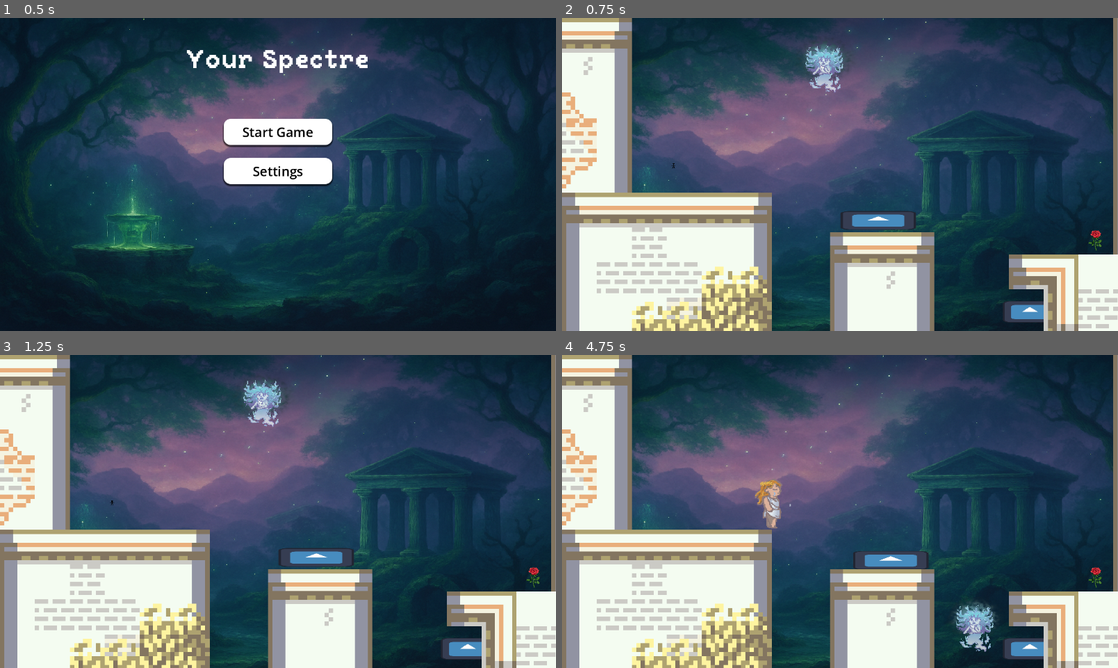
Above: before the commit, frames 1-4 (two rows, left to right).
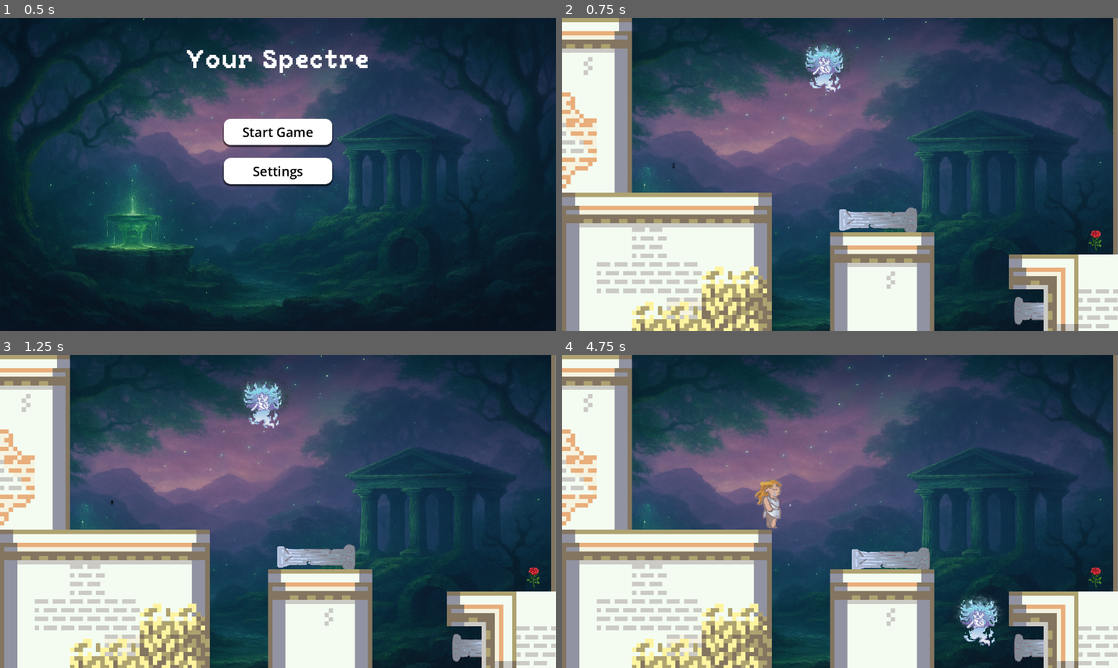
Above: after the commit, the same moments.

Repository: sammo4gun/jamsterdam
Game: Godot game, scene res://Scenes/main_menu.tscn
Same seed, same stepped clock (60 frames per second), same inputs: the game is played once before the commit and once after it. The engine's default icon, where the game draws it, is replaced by a stand-in: a white triangle on a blue panel in a dark square.
Inputs (mouse positions are in pixels of both pictures, inside the frame that each line leads up to):
- Up to frame 1 (0.5 s): no input
- Up to frame 2 (0.75 s): click "Start Game" at 0.5 s
- Up to frame 3 (1.25 s): no input
- Up to frame 4 (4.75 s): move the mouse to (812, 508) at 1.27 s; hold Right (right) 1.28-2.78 s; click (812, 508) at 1.42 s; tap W (up) at 1.52, 2.27, 3.77, 4.52 s; move the mouse to (878, 558) at 2.02 s; click (878, 558) at 2.17 s; move the mouse to (1029, 649) at 2.77 s; hold A (left) 2.78-3.53 s; click (1029, 649) at 2.92 s; move the mouse to (728, 505) at 3.52 s; hold Right (right) from 3.53 s (still down); click (728, 505) at 3.67 s; move the mouse to (1006, 558) at 4.27 s

Frame 1 is identical in both runs. In frame 2, 1.4% of the frame differs, in the area x 43-87%, y 8-98%; in frame 3, 1.8%; in frame 4, 2.2%, in the area x 52-87%, y 61-98%.

Commit message:
buncha stuff

Diff:
--- a/Scenes/Levels/level1.tscn
+++ b/Scenes/Levels/level1.tscn
@@ -1,9 +1,10 @@
-[gd_scene load_steps=17 format=4 uid="uid://xr273hyfg6kr"]
+[gd_scene load_steps=18 format=4 uid="uid://xr273hyfg6kr"]
 
 [ext_resource type="Script" uid="uid://vp4ly8u07miy" path="res://Scripts/world.gd" id="1_y4dr7"]
 [ext_resource type="PackedScene" uid="uid://cnfrxpljq8b8q" path="res://Scenes/nonmoveable.tscn" id="2_didp7"]
 [ext_resource type="Texture2D" uid="uid://povxtku8nxul" path="res://Assets/backgroundpotential.png" id="2_ir7pk"]
 [ext_resource type="PackedScene" uid="uid://dpfjytluhwwx7" path="res://Scenes/moveable.tscn" id="3_2a60c"]
+[ext_resource type="Texture2D" uid="uid://bo5u4ycq1ett" path="res://Assets/pillar.png" id="4_4f2fw"]
 [ext_resource type="PackedScene" uid="uid://6pic503w7xpl" path="res://Scenes/ghost.tscn" id="4_4iphx"]
 [ext_resource type="PackedScene" uid="uid://buqy7w73rwv13" path="res://Scenes/buildings_tile_map_layer.tscn" id="4_i36j2"]
 [ext_resource type="PackedScene" uid="uid://cctthl1q1bekw" path="res://Scenes/guy.tscn" id="5_jgkgd"]
@@ -211,13 +212,23 @@
 scale = Vector2(2.29468, 1.46367)
 shape = SubResource("RectangleShape2D_5a7ea")
 
-[node name="Moveable" parent="." instance=ExtResource("3_2a60c")]
+[node name="Pillar1" parent="." instance=ExtResource("3_2a60c")]
 position = Vector2(728, 466)
 scale = Vector2(0.279999, 0.240001)
 
-[node name="Moveable2" parent="." instance=ExtResource("3_2a60c")]
-position = Vector2(1077, 676)
+[node name="Sprite" parent="Pillar1" index="2"]
+rotation = 1.5708
+scale = Vector2(2.01004, 2.22395)
+texture = ExtResource("4_4f2fw")
+
+[node name="Pillar2" parent="." instance=ExtResource("3_2a60c")]
+position = Vector2(1103, 674)
 scale = Vector2(0.199996, 0.280001)
+
+[node name="Sprite" parent="Pillar2" index="2"]
+rotation = -1.5708
+scale = Vector2(1.81117, 2.13949)
+texture = ExtResource("4_4f2fw")
 
 [node name="Leftbuilding" type="Node2D" parent="."]
 
@@ -296,3 +307,6 @@
 autoplay = true
 
 [connection signal="input_event" from="CanvasLayer/Background" to="." method="_on_background_input_event"]
+
+[editable path="Pillar1"]
+[editable path="Pillar2"]
--- a/Scenes/Levels/level2.tscn
+++ b/Scenes/Levels/level2.tscn
@@ -1,11 +1,13 @@
-[gd_scene load_steps=15 format=4 uid="uid://stre87ywwjqa"]
+[gd_scene load_steps=17 format=4 uid="uid://stre87ywwjqa"]
 
 [ext_resource type="Script" uid="uid://vp4ly8u07miy" path="res://Scripts/world.gd" id="1_5j5u1"]
+[ext_resource type="Texture2D" uid="uid://povxtku8nxul" path="res://Assets/backgroundpotential.png" id="2_bxvyr"]
 [ext_resource type="PackedScene" uid="uid://cnfrxpljq8b8q" path="res://Scenes/nonmoveable.tscn" id="2_tnuy3"]
 [ext_resource type="PackedScene" uid="uid://dpfjytluhwwx7" path="res://Scenes/moveable.tscn" id="3_d15yg"]
 [ext_resource type="Texture2D" uid="uid://du8yvhhd3cgnu" path="res://Assets/Tilesets/tiles.png" id="3_hrj3c"]
 [ext_resource type="PackedScene" uid="uid://6pic503w7xpl" path="res://Scenes/ghost.tscn" id="4_hrj3c"]
 [ext_resource type="PackedScene" uid="uid://cctthl1q1bekw" path="res://Scenes/guy.tscn" id="5_16px4"]
+[ext_resource type="Texture2D" uid="uid://bo5u4ycq1ett" path="res://Assets/pillar.png" id="6_pyd1a"]
 [ext_resource type="PackedScene" uid="uid://di2p66442rfuh" path="res://Scenes/pause_menu.tscn" id="6_tnuy3"]
 [ext_resource type="AudioStream" uid="uid://2dx48cp2rbag" path="res://Assets/SFX/background.wav" id="7_d15yg"]
 [ext_resource type="PackedScene" uid="uid://k2kwvg3avs8t" path="res://Scenes/rose.tscn" id="8_hrj3c"]
@@ -194,6 +196,12 @@
 [node name="Level2" type="Node2D"]
 script = ExtResource("1_5j5u1")
 
+[node name="Sprite2D" type="Sprite2D" parent="."]
+visible = false
+position = Vector2(620, 369)
+scale = Vector2(1.06827, 0.785489)
+texture = ExtResource("2_bxvyr")
+
 [node name="CanvasLayer" type="CanvasLayer" parent="."]
 
 [node name="Background" type="Area2D" parent="CanvasLayer"]
@@ -261,6 +269,7 @@
 tile_set = SubResource("TileSet_bxvyr")
 
 [node name="Fartower" type="Node2D" parent="."]
+position = Vector2(25, 0)
 
 [node name="Building7" parent="Fartower" instance=ExtResource("2_tnuy3")]
 position = Vector2(1026, 922)
@@ -274,8 +283,13 @@
 tile_set = SubResource("TileSet_hrj3c")
 
 [node name="Pillar1" parent="." instance=ExtResource("3_d15yg")]
-position = Vector2(1039, 246)
-scale = Vector2(0.279218, 0.240001)
+position = Vector2(1045, 252)
+scale = Vector2(0.319218, 0.240001)
+
+[node name="Sprite" parent="Pillar1" index="2"]
+rotation = 1.56358
+scale = Vector2(1.92427, 2.14126)
+texture = ExtResource("6_pyd1a")
 
 [node name="Jug1" parent="." instance=ExtResource("3_d15yg")]
 position = Vector2(290, 150)
@@ -289,6 +303,11 @@
 position = Vector2(337, 425)
 scale = Vector2(0.240001, 0.240001)
 
+[node name="Sprite" parent="Pillar2" index="2"]
+rotation = -1.5708
+scale = Vector2(1.7005, 2.22395)
+texture = ExtResource("6_pyd1a")
+
 [node name="Ghost" parent="." instance=ExtResource("4_hrj3c")]
 position = Vector2(400, 63)
 
@@ -306,3 +325,6 @@
 autoplay = true
 
 [connection signal="input_event" from="CanvasLayer/Background" to="." method="_on_background_input_event"]
+
+[editable path="Pillar1"]
+[editable path="Pillar2"]
--- a/Scenes/ghost.tscn
+++ b/Scenes/ghost.tscn
@@ -4,7 +4,7 @@
 [ext_resource type="Script" uid="uid://bjkfewgrp47cm" path="res://Scripts/ghost.gd" id="1_e3r4w"]
 [ext_resource type="Shader" uid="uid://e5m7qxxajq88" path="res://Scenes/moveable.gdshader" id="3_3btnm"]
 [ext_resource type="Texture2D" uid="uid://bxnrpcs0m7syi" path="res://Assets/Shaders/whitecircle.png" id="4_taxxh"]
-[ext_resource type="Texture2D" uid="uid://bod1toiwijy0x" path="res://Assets/Spritesheets/ghostgirl-idle.png" id="4_thbej"]
+[ext_resource type="Texture2D" uid="uid://cae83oeipt2tl" path="res://Assets/Spritesheets/ghostgirl-idle-2.png" id="4_thbej"]
 
 [sub_resource type="CircleShape2D" id="CircleShape2D_3mxmt"]
 radius = 24.0208
@@ -29,15 +29,15 @@
 
 [sub_resource type="AtlasTexture" id="AtlasTexture_st3at"]
 atlas = ExtResource("4_thbej")
-region = Rect2(0, 125, 125, 125)
+region = Rect2(125, 0, 125, 125)
 
 [sub_resource type="AtlasTexture" id="AtlasTexture_7hbae"]
 atlas = ExtResource("4_thbej")
-region = Rect2(125, 125, 125, 125)
+region = Rect2(0, 125, 125, 125)
 
 [sub_resource type="AtlasTexture" id="AtlasTexture_xoekh"]
 atlas = ExtResource("4_thbej")
-region = Rect2(125, 0, 125, 125)
+region = Rect2(125, 125, 125, 125)
 
 [sub_resource type="SpriteFrames" id="SpriteFrames_vdkt2"]
 animations = [{
--- a/Scripts/ghost.gd
+++ b/Scripts/ghost.gd
@@ -3,8 +3,10 @@
 @export var FLY_SPEED = 10000;
 @export var ACCELERATION = 500;
 @export var SPEED = 100;
+
 @onready var sprite = $"GhostGirl"
 @onready var possessionzone = $"Possession_zone"
+@onready var aura = $"Whitecircle"
 var guy
 
 var target_pos: Vector2
@@ -12,10 +14,12 @@
 var going_to_scare = false;
 var possessing: Moveable = null
 var present = true
+var aura_level = 3.5
 
 func _ready() -> void:
 	target_pos = global_position
 	guy = get_parent().get_guy()
+	#aura.material.shader.Intensity
 
 func _physics_process(delta: float) -> void:
 	if guy == null: guy = get_parent().get_guy()
@@ -37,6 +41,9 @@
 			else:
 				sprite.position.x = 8
 				sprite.flip_h = 0
+
+		var dist_from_guy = global_position.distance_to(guy.global_position)
+		modulate[3] = min(1, dist_from_guy/280)
 		move_and_slide()
 	else:
 		global_position = possessing.global_position
Binary file added: Assets/Spritesheets/ghostgirl-idle-2.png
Not shown, added: Assets/Spritesheets/ghostgirl-idle-2.png.import
Binary file added: Assets/pillar.png
Not shown, added: Assets/pillar.png.import
